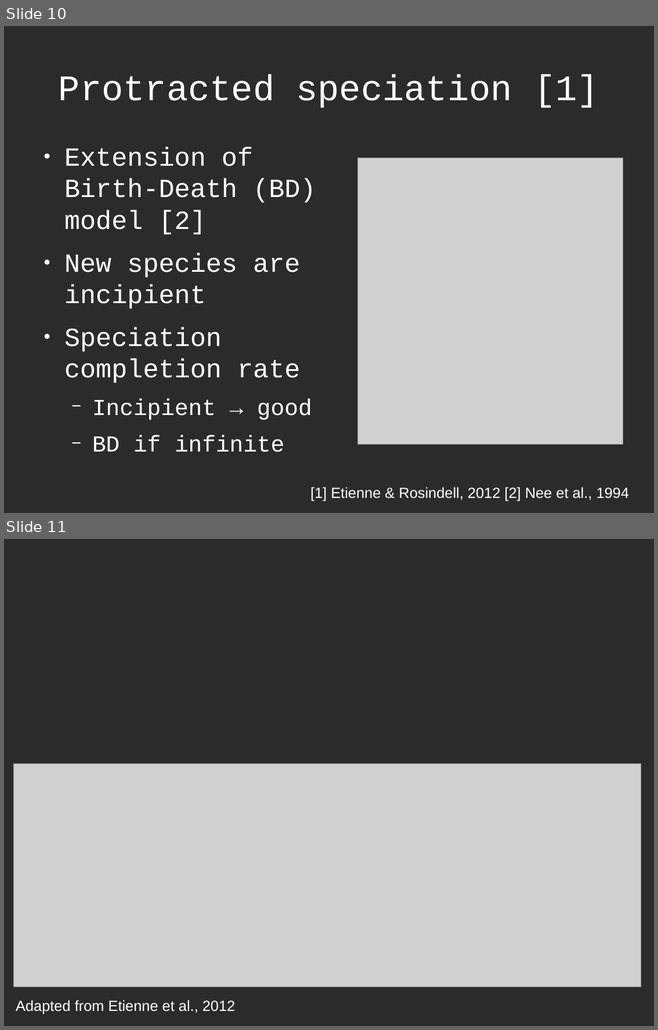
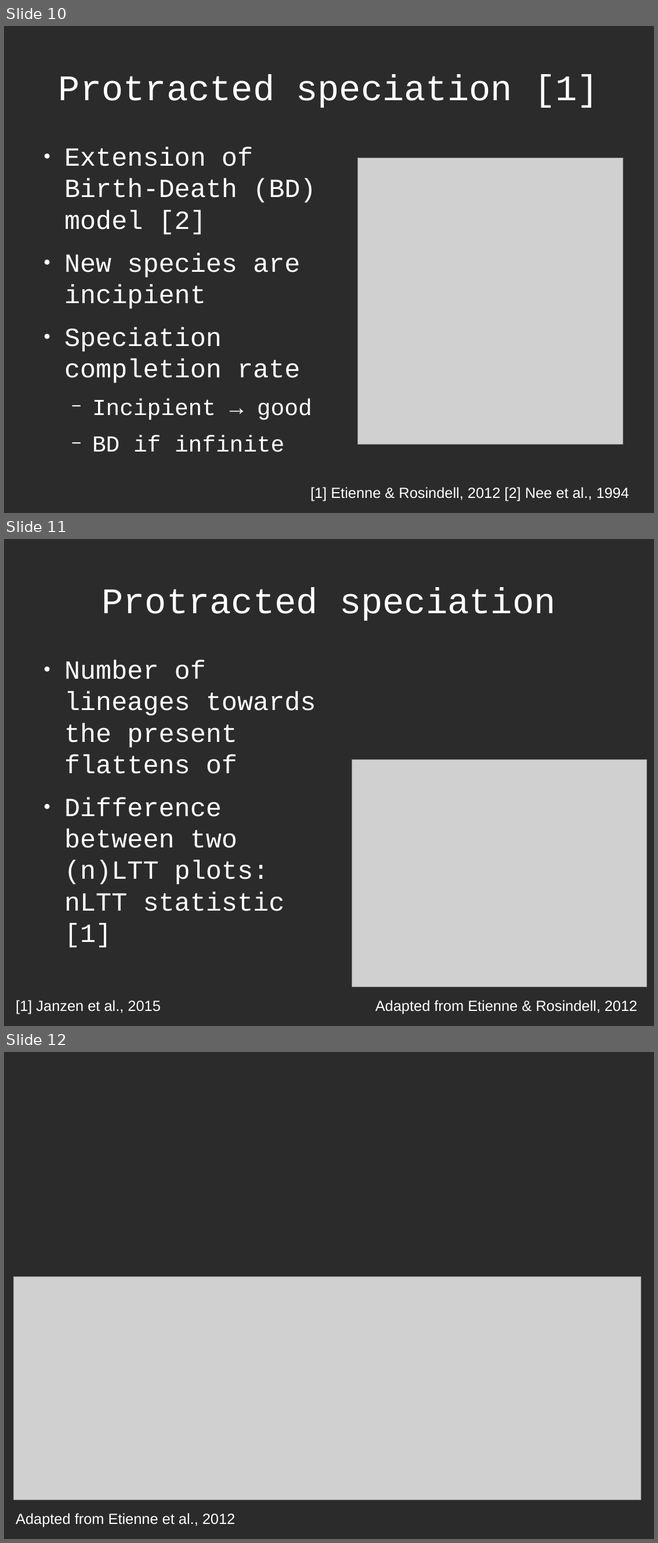
Before and after one commit to richelbilderbeek/Science, a slide deck: Bilderbeek20170213TresMeeting/20170213TresMeeting.odp. Shown one above the other, each under a label of ours: slides 10 and 11 before the commit, slides 10, 11 and 12 after it. The pictures are 658x1030 and 658x1543 pixels, drawn with LibreOffice and Linux fonts; fonts in the diff are those of the drawing; grey boxes stand for pictures; background and template pictures are left out; a plain dark background stands for a picture behind light text. Boxes give left, top, right and bottom in pixels: in the first picture for what was removed or moved away, otherwise in the second. Text is boxed around its words. In the diff, an @@ line names an element or a change of style, - is before the commit and + after.

```diff
--- a/Bilderbeek20170213TresMeeting/20170213TresMeeting.odp
+++ b/Bilderbeek20170213TresMeeting/20170213TresMeeting.odp
@@ slide 11 added at (4,539,654,1026), background picture (left out) @@
@@ title added at (101,588,555,621), 44 pt, text #FFFFFF @@
+Protracted speciation
@@ text added at (64,660,316,948), 32 pt, text #FFFFFF @@
+● Number of lineages towards the present flattens of
+● Difference between two (n)LTT plots: nLTT statistic [1]
@@ picture added at (352,760,647,987) @@
@@ text added at (16,1000,160,1015), 18 pt, text #FFFFFF @@
+[1] Janzen et al., 2015
@@ text added at (375,1000,637,1015), 18 pt, text #FFFFFF @@
+Adapted from Etienne & Rosindell, 2012
@@ what was slide 11 is now slide 12 @@
```
Also in this commit, not shown: 4 slides changed, 4 other slides added, 2 slides removed, 5 other files.
